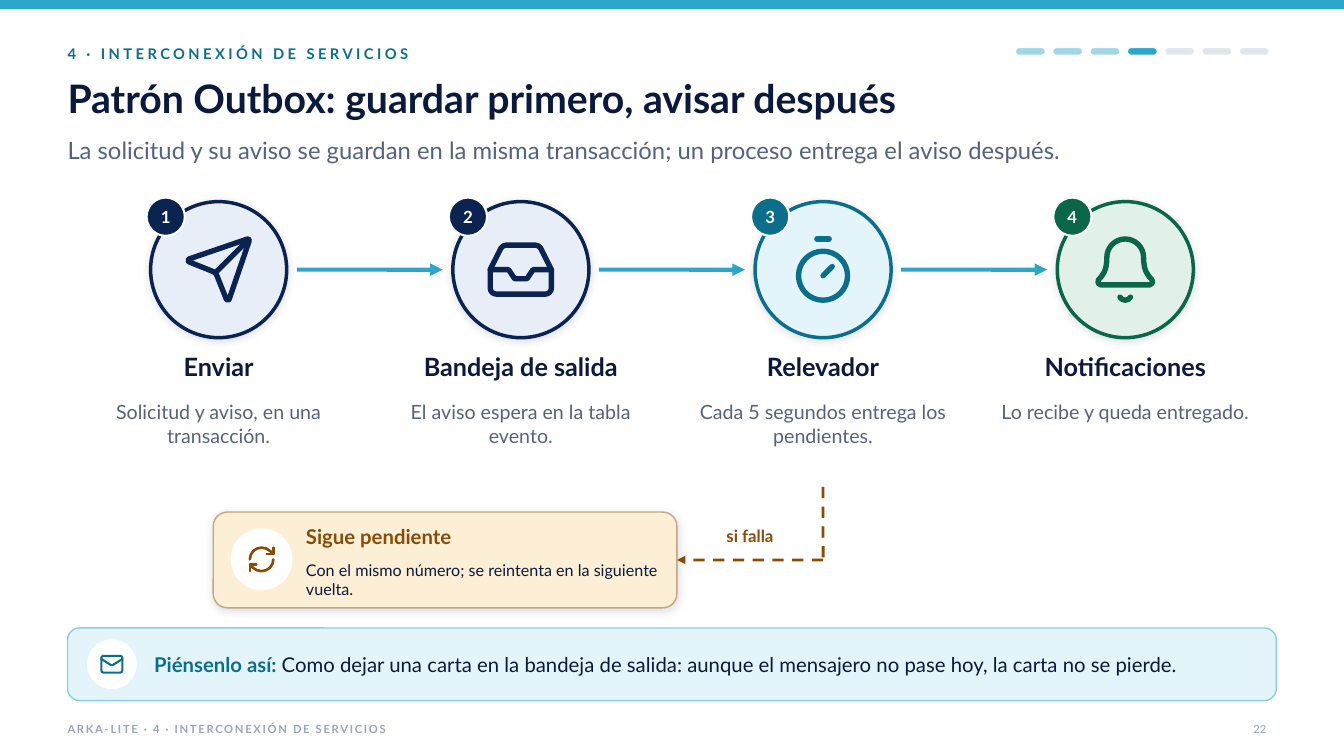
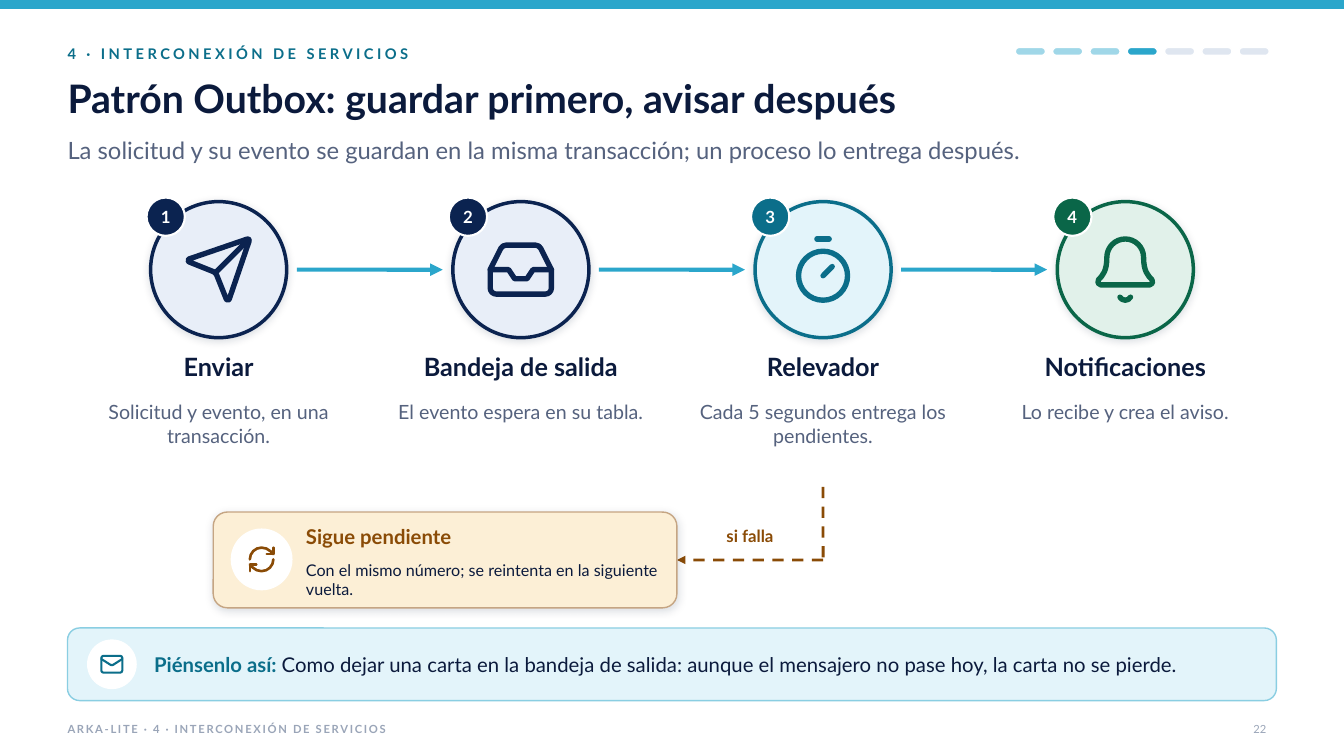
Before and after one commit to jfranceschi-dev/arka-lite, a slide deck: slide 22 of docs/presentation-data/pptx/ARKA-Lite-ejecutivo-con-videos.pptx. Drawn at 1344x756 pixels with LibreOffice and Linux fonts; fonts in the diff are those of the drawing. Boxes give left, top, right and bottom in pixels: in the first picture for what was removed or moved away, otherwise in the second. Text is boxed around its words. In the diff, an @@ line names an element or a change of style, - is before the commit and + after.

```diff
--- a/docs/presentation-data/pptx/ARKA-Lite-ejecutivo-con-videos.pptx
+++ b/docs/presentation-data/pptx/ARKA-Lite-ejecutivo-con-videos.pptx
@@ text at (68, 141, 1019, 164): text changed @@
-La solicitud y su aviso se guardan en la misma transacción; un proceso entrega el aviso después.
+La solicitud y su evento se guardan en la misma transacción; un proceso lo entrega después.
@@ text at (108, 404, 329, 443): text changed @@
-Solicitud y aviso, en una transacción.
+Solicitud y evento, en una transacción.
@@ text at (398, 404, 643, 423): text changed @@
-El aviso espera en la tabla evento.
+El evento espera en su tabla.
@@ text at (1022, 404, 1229, 423): text changed @@
-Lo recibe y queda entregado.
+Lo recibe y crea el aviso.
```
Also in this commit, not shown: 2 other slides changed, 15 other files.
